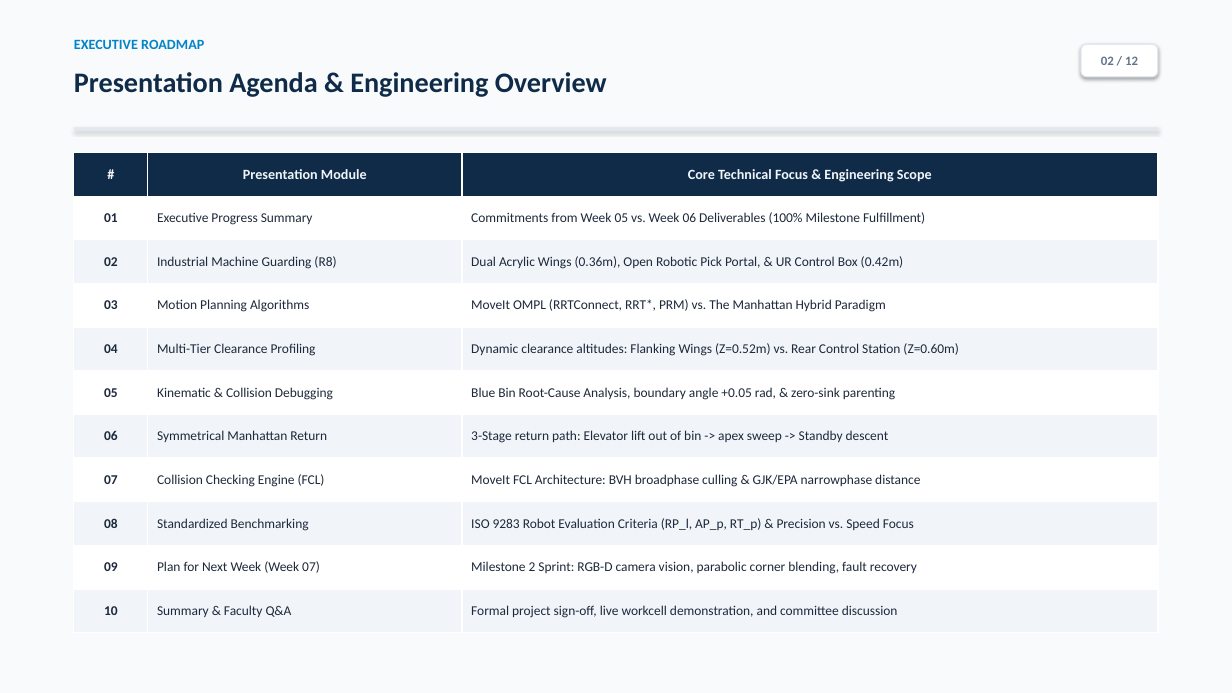
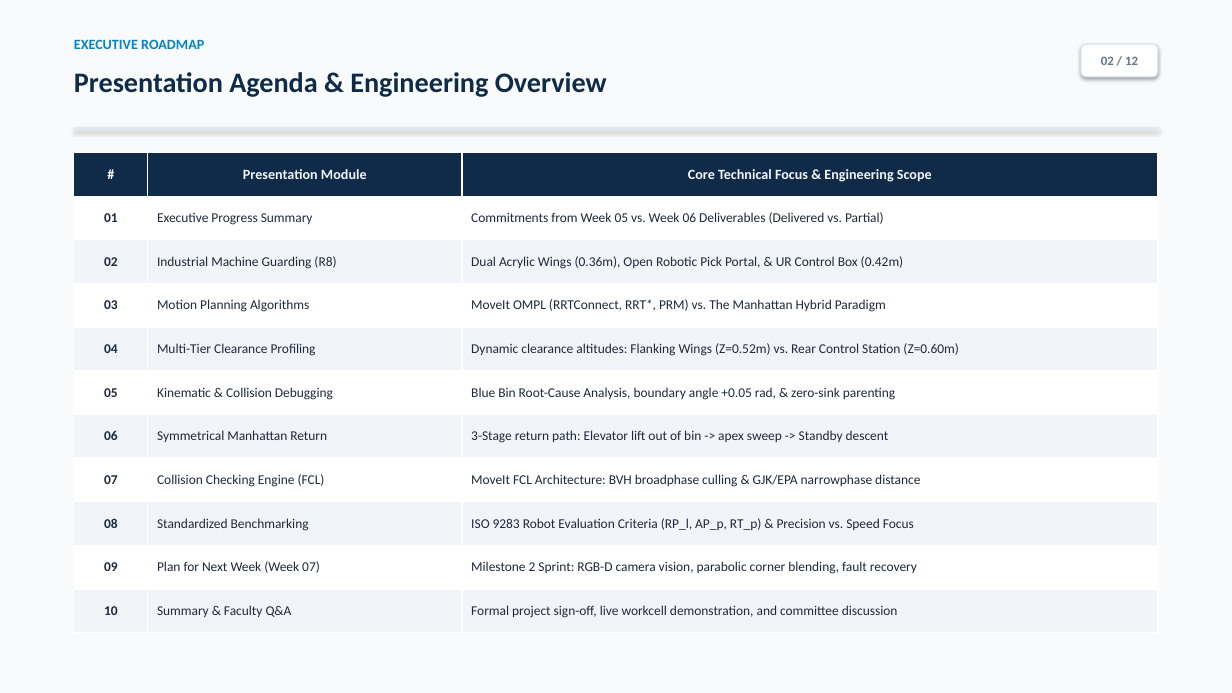
Before and after one commit to Aqikop/VGU26-Project-UC8, a slide deck: slide 2 of docs/week06/UC8_Week06_Presentation.pptx. Drawn at 1232x693 pixels with LibreOffice and Linux fonts; fonts in the diff are those of the drawing. Boxes give left, top, right and bottom in pixels: in the first picture for what was removed or moved away, otherwise in the second. Text is boxed around its words. In the diff, an @@ line names an element or a change of style, - is before the commit and + after.

Commit message:
week06 close-out: honest results, deviation log, seeded spawner, strict planner helpers, relative paths

```diff
--- a/docs/week06/UC8_Week06_Presentation.pptx
+++ b/docs/week06/UC8_Week06_Presentation.pptx
@@ table at (74, 152, 1158, 633) @@
-row 2, column 3: Commitments from Week 05 vs. Week 06 Deliverables (100% Milestone Fulfillment)
+row 2, column 3: Commitments from Week 05 vs. Week 06 Deliverables (Delivered vs. Partial)
```
Also in this commit, not shown: 5 other slides changed, 13 other files.
